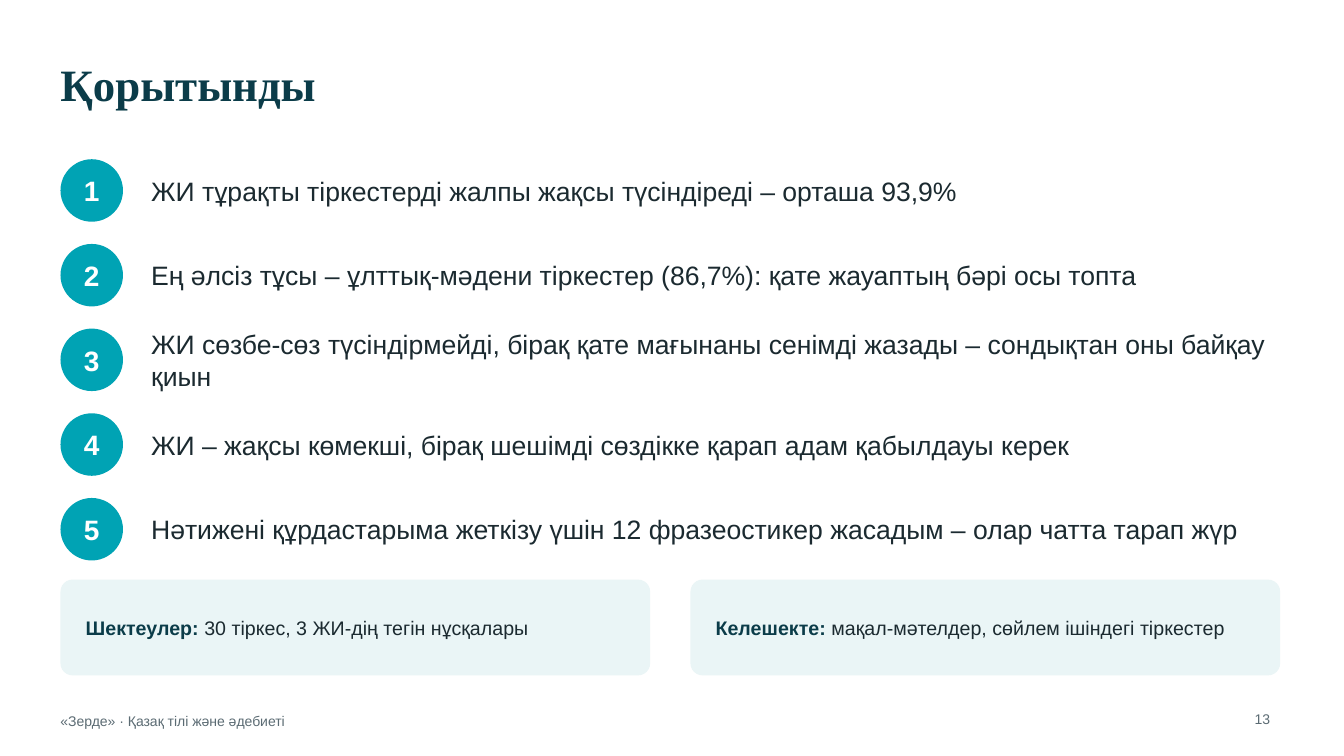
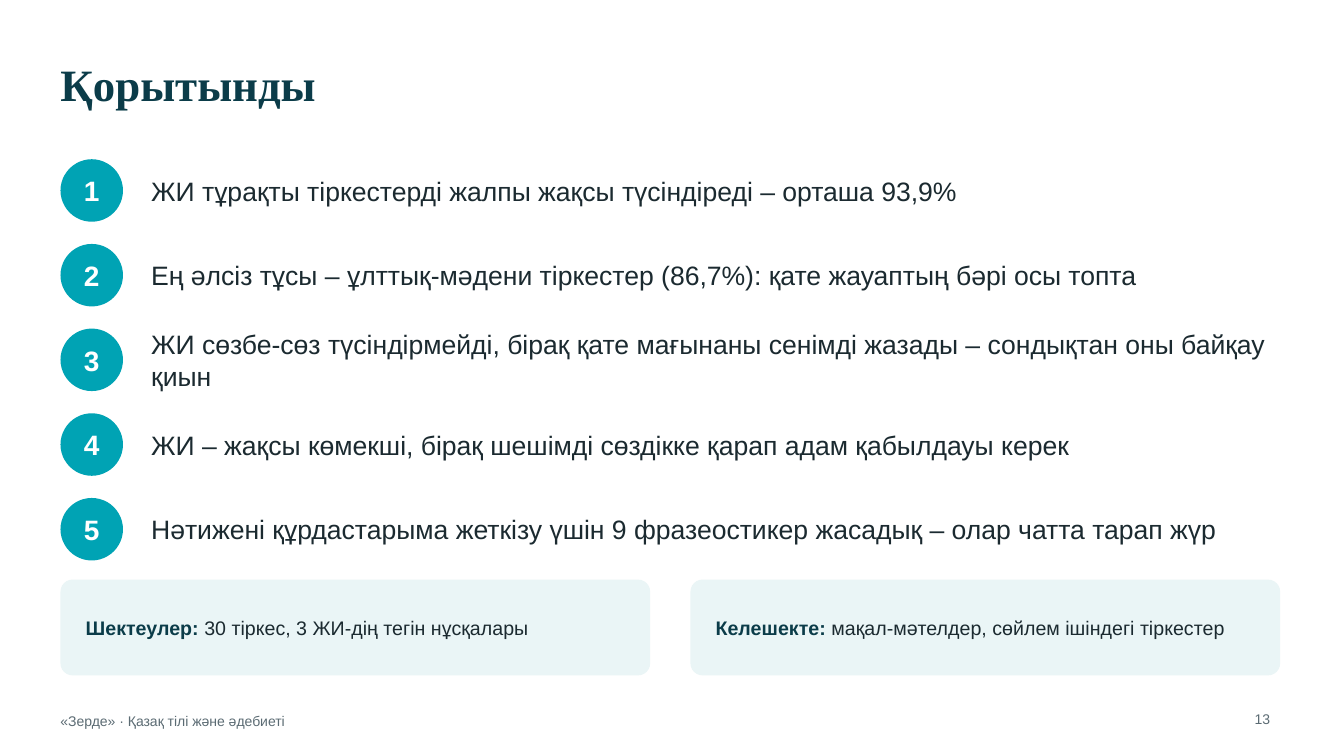
Before and after one commit to saduakastattigul7-bot/jjjjj, a slide deck: slide 13 of Zerde_ZhI_frazeologizm/Qorgau_prezentatsiyasy.pptx. Drawn at 1344x756 pixels with LibreOffice and Linux fonts; fonts in the diff are those of the drawing. Boxes give left, top, right and bottom in pixels: in the first picture for what was removed or moved away, otherwise in the second. Text is boxed around its words. In the diff, an @@ line names an element or a change of style, - is before the commit and + after.

```diff
--- a/Zerde_ZhI_frazeologizm/Qorgau_prezentatsiyasy.pptx
+++ b/Zerde_ZhI_frazeologizm/Qorgau_prezentatsiyasy.pptx
@@ text at (x1=151, y1=519, x2=1216, y2=545): text changed @@
-Нәтижені құрдастарыма жеткізу үшін 12 фразеостикер жасадым – олар чатта тарап жүр
+Нәтижені құрдастарыма жеткізу үшін 9 фразеостикер жасадық – олар чатта тарап жүр
```
Also in this commit, not shown: 1 slide added, 1 slide removed, 23 other files.
